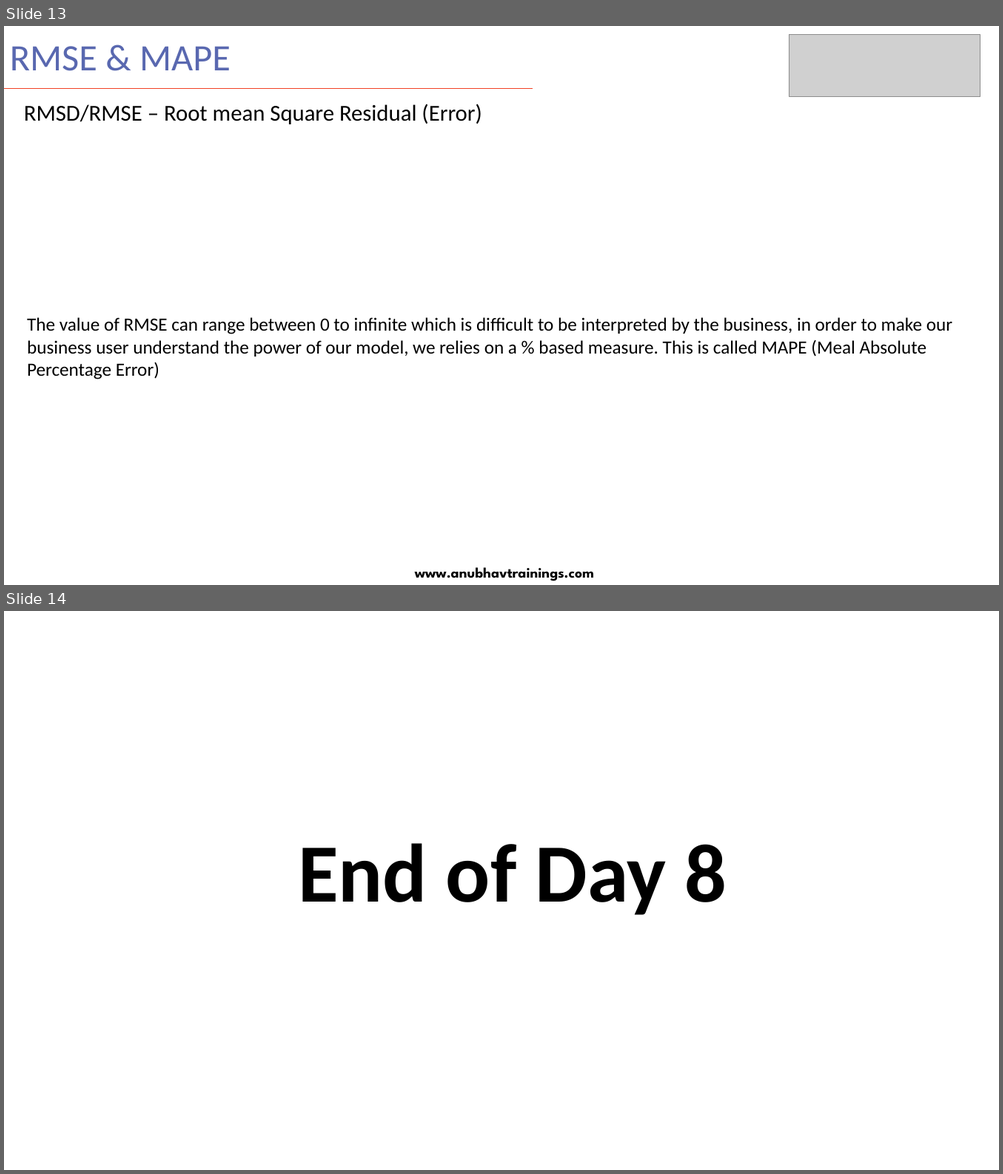
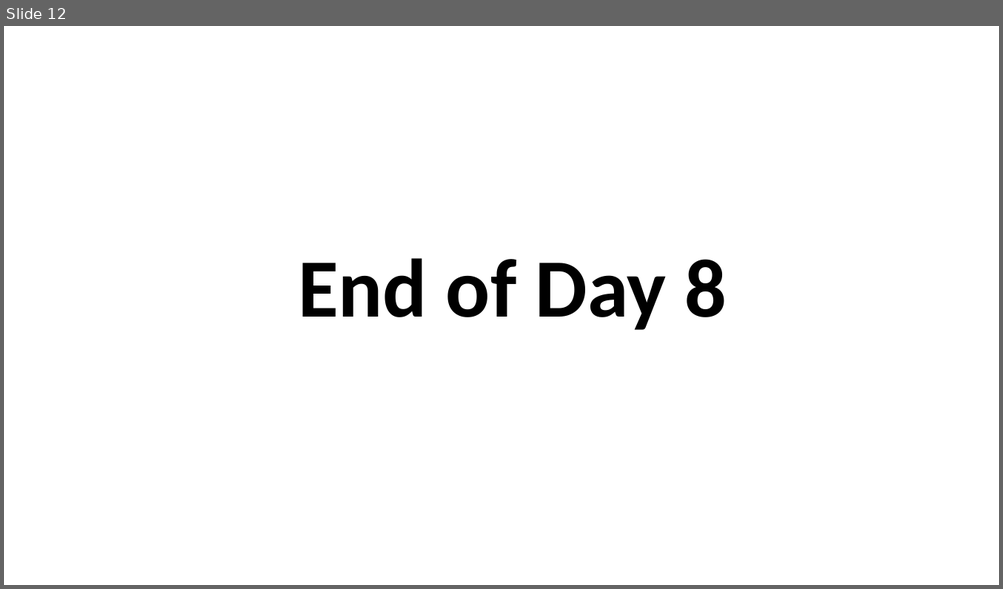
Before and after one commit to soyuztechnologies/SAC_SaamaTechnologies, a slide deck: day 8/SAC_Training Day 8.pptx. Shown one above the other, each under a label of ours: slides 13 and 14 before the commit, slide 12 after it. The pictures are 1003x1174 and 1003x589 pixels, drawn with LibreOffice and Linux fonts; fonts in the diff are those of the drawing; grey boxes stand for pictures. Boxes give left, top, right and bottom in pixels: in the first picture for what was removed or moved away, otherwise in the second. Text is boxed around its words. In the diff, an @@ line names an element or a change of style, - is before the commit and + after.

```diff
--- a/day 8/SAC_Training Day 8.pptx
+++ b/day 8/SAC_Training Day 8.pptx
@@ slide 13 removed at (4,26,999,585), background #FFFFFF @@
@@ title removed at (10,46,230,71) @@
-RMSE & MAPE
@@ picture removed at (790,35,980,97) @@
@@ line removed from (4, 89) to (533, 89) @@
@@ text removed at (24,104,482,124) @@
-RMSD/RMSE – Root mean Square Residual (Error)
@@ text removed at (27,318,952,380) @@
-The value of RMSE can range between 0 to infinite which is difficult to be interpreted by the business, in order to make our business user understand the power of our model, we relies on a % based measure. This is called MAPE (Meal Absolute Percentage Error)
@@ text removed at (415,568,594,582) @@
-www.anubhavtrainings.com
@@ what was slide 14 is now slide 12 @@
```
Also in this commit, not shown: 5 slides changed, 1 other slide removed, 4 other files.
